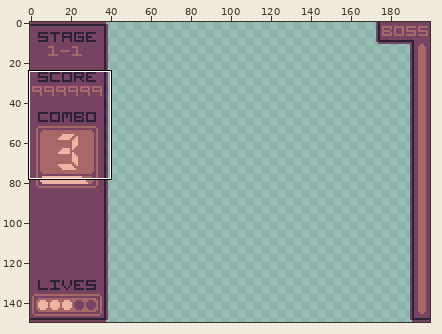
Pixel-art file, stored at aseprite stuff/layout test (copy).ase. Above, an overview of the earlier version with the close-up marked.
Close-up. Before:
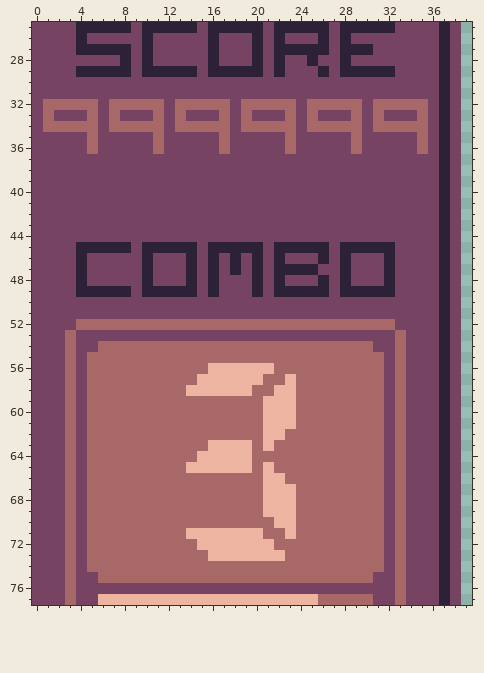
200x150 pixels, 1 frame. Shown: x 0..39, y 25..77.
The result:
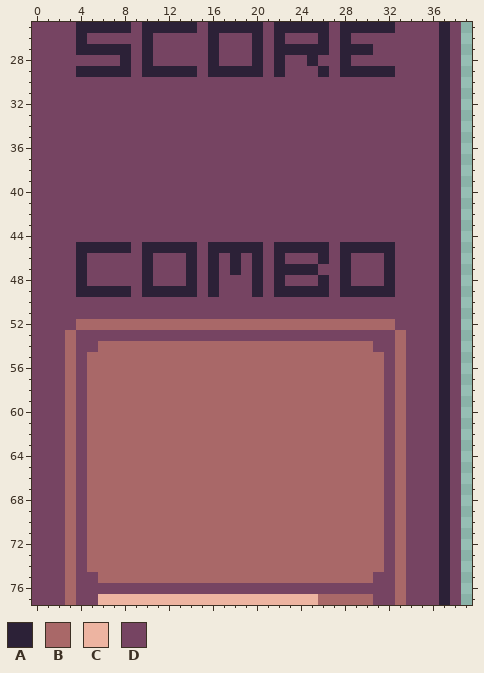
Palette (. is transparent): A #2c2137  B #a96868  C #edb4a1  D #764462
The edit:
Layer "text/icons":
y 32: x 1..5 BBBBB -> DDDDD; x 7..11 BBBBB -> DDDDD; x 13..17 BBBBB -> DDDDD; x 19..23 BBBBB -> DDDDD; x 25..29 BBBBB -> DDDDD; x 31..35 BBBBB -> DDDDD
y 33: x 1 B -> D; x 5 B -> D; x 7 B -> D; x 11 B -> D; x 13 B -> D; x 17 B -> D; x 19 B -> D; x 23 B -> D; x 25 B -> D; x 29 B -> D; x 31 B -> D; x 35 B -> D
y 34: x 1..5 BBBBB -> DDDDD; x 7..11 BBBBB -> DDDDD; x 13..17 BBBBB -> DDDDD; x 19..23 BBBBB -> DDDDD; x 25..29 BBBBB -> DDDDD; x 31..35 BBBBB -> DDDDD
y 35..36: x 5 B -> D; x 11 B -> D; x 17 B -> D; x 23 B -> D; x 29 B -> D; x 35 B -> D
y 56: x 16..21 CCCCCC -> BBBBBB
y 57: x 15..20 CCCCCC -> BBBBBB; x 23 C -> B
y 58: x 14..19 CCCCCC -> BBBBBB; x 22..23 CC -> BB
y 59..61: x 21..23 CCC -> BBB
y 62: x 21..22 CC -> BB
y 63: x 16..19 CCCC -> BBBB; x 21 C -> B
y 64: x 15..19 CCCCC -> BBBBB
y 65: x 14..19 CCCCCC -> BBBBBB; x 21 C -> B
y 66: x 21..22 CC -> BB
y 67..69: x 21..23 CCC -> BBB
y 70: x 22..23 CC -> BB
y 71: x 14..20 CCCCCCC -> BBBBBBB; x 23 C -> B
y 72: x 15..21 CCCCCCC -> BBBBBBB
y 73: x 16..22 CCCCCCC -> BBBBBBB
Where, in picture pixels (left, top, right, bottom), the same in both close-ups:
changed: (43, 99, 428, 154)
changed: (186, 363, 296, 561)
